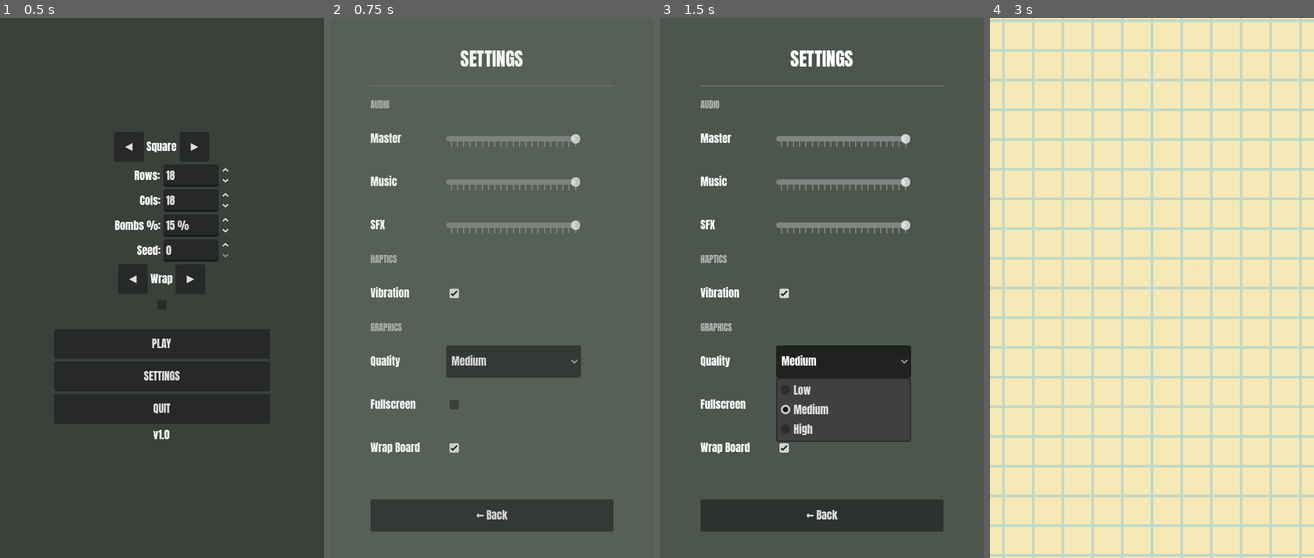
Above: before the commit, frames 1-4 (left to right).
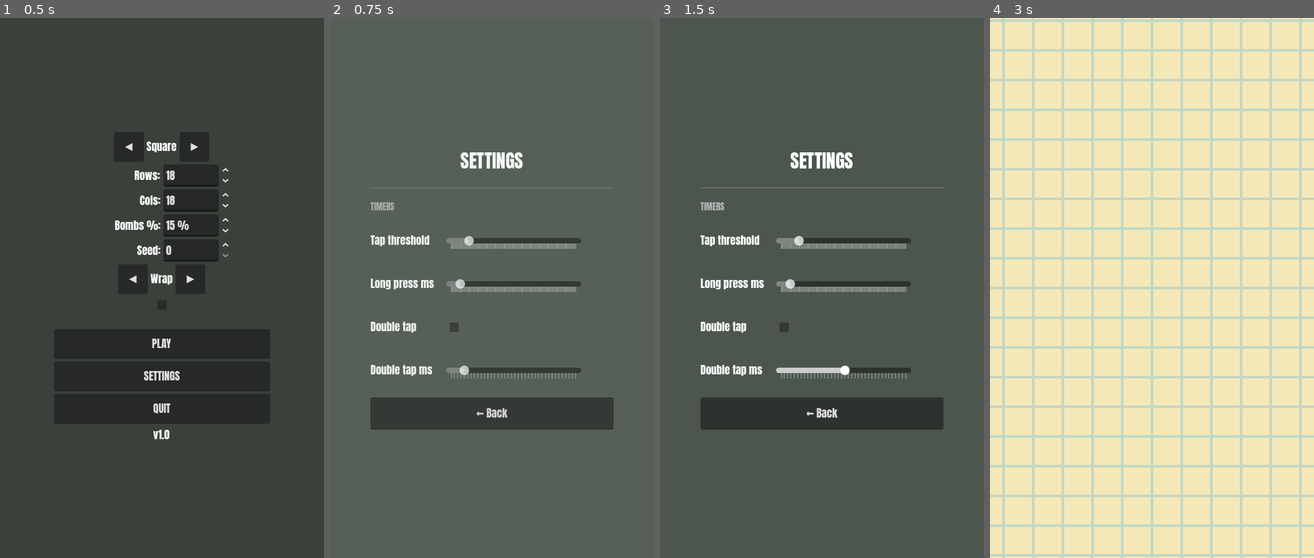
Above: after the commit, the same moments.

Repository: Kape99/mine-sweeper
Game: Godot game, scene res://Scenes/base.tscn
Two runs of this game, one before a commit and one after it. Both use one fixed random seed, a clock stepped at 60 frames per second and the inputs below.
Inputs (mouse positions are in pixels of both pictures, inside the frame that each line leads up to):
- Up to frame 1 (0.5 s): no input
- Up to frame 2 (0.75 s): click "SETTINGS" at 0.5 s
- Up to frame 3 (1.5 s): click (844, 363) at 1.25 s, where only the run before the commit has a clickable "Medium"
- Up to frame 4 (3 s): click "← Back" at 2 s; click "PLAY" at 2.75 s

Frame 1 is identical in both runs. In frame 2, 17% of the frame differs, in the area x 12-88%, y 6-96%; in frame 3, 16%; in frame 4, nothing differs.

Commit message:
Fix defuse called twice per tap
In defuse mode, cell.defuse() (a toggle) was invoked from both cell.gd's
input handler and BaseBoard._on_cell_pressed, so one tap left cells
un-flagged (+1 then -1).

Defuse mode taps now emit cell_pressed instead of calling defuse()
directly, so defuse/chord/explore logic lives in one place
(BaseBoard._on_cell_pressed) and cell.defuse() runs exactly once per tap.

Adds test_defuse_mode_toggle regression test asserting one defuse per tap.

Diff:
--- /dev/null
+++ b/Scenes/Tests/test_defuse_double.tscn
@@ -0,0 +1,6 @@
+[gd_scene load_steps=2 format=3 uid="uid://defuse_double"]
+
+[ext_resource type="Script" path="res://Scripts/Tests/test_defuse_double.gd" id="1_defuse_double"]
+
+[node name="TestDefuseDouble" type="Node"]
+script = ExtResource("1_defuse_double")
--- a/Scripts/Board/base_board.gd
+++ b/Scripts/Board/base_board.gd
@@ -11,7 +11,6 @@
 extends Control
 
 const REVEAL_DELAY_FACTOR: float = 0.02
-const EXPLOSION_VIBRATION_MS: int = 500
 
 const GRID_H_SEPARATION: int = 4
 const GRID_V_SEPARATION: int = 4
@@ -424,11 +423,9 @@
 	if not _display_touch_active or _display_long_press_triggered:
 		return
 	var elapsed: int = Time.get_ticks_msec() - _display_touch_start_time
-	if elapsed <= CellBase.LONG_PRESS_THRESHOLD_MS:
+	if elapsed <= Settings.long_press_threshold_ms:
 		return
 	_display_long_press_triggered = true
-	if Settings.vibration_enabled:
-		Input.vibrate_handheld(CellBase.LONG_PRESS_VIBRATION_MS)
 	if _display_logical_cell and _display_logical_cell.is_explored() and _display_logical_cell.nearby > 0:
 		_highlight_neighbors(_display_logical_cell)
 
@@ -465,12 +462,11 @@
 		_display_long_press_triggered = false
 		_clear_neighbor_highlight()
 		if had_long_press:
-			if cell and not cell.is_explored() and _display_touch_position.distance_to(event.position) < CellBase.TAP_THRESHOLD:
+			if cell and not cell.is_explored() and _display_touch_position.distance_to(event.position) < Settings.tap_threshold:
 				cell.defuse()
 			return
-		if _display_touch_position.distance_to(event.position) < CellBase.TAP_THRESHOLD:
-			if Settings.vibration_enabled:
-				Input.vibrate_handheld(CellBase.TAP_VIBRATION_MS)
+		if _display_touch_position.distance_to(event.position) < Settings.tap_threshold:
+
 			if cell:
 				_on_cell_pressed(cell, cell.nearby)
 
@@ -585,8 +581,7 @@
 		on_game_finished.emit(false, 0.0)
 		_reveal_mines_from(_cell)
 		_sync_display_to_copies(_cell)
-		if Settings.vibration_enabled:
-			Input.vibrate_handheld(EXPLOSION_VIBRATION_MS)
+
 
 
 func _kill_active_tweens() -> void:
--- a/Scripts/GUI/main_menu.gd
+++ b/Scripts/GUI/main_menu.gd
@@ -44,15 +44,6 @@
 	_start_button.pressed.connect(_on_start)
 	_settings_button.pressed.connect(_on_settings)
 	_quit_button.pressed.connect(_on_quit)
-	# Wrap can also be toggled from SettingsMenu while this menu is hidden.
-	Settings.setting_changed.connect(_on_setting_changed)
-
-
-func _on_setting_changed(key: String, _value: Variant) -> void:
-	if key == "board_wrap":
-		_wrap_label.text = BOARD_MODE_NAMES[1 if GlobalState.board_wrap else 0]
-
-
 func _sync_from_global_state() -> void:
 	_board_type_label.text = BOARD_TYPE_NAMES[GlobalState.selected_board]
 	_rows_spin.value = GlobalState.board_rows
--- a/Scripts/GUI/screen_manager.gd
+++ b/Scripts/GUI/screen_manager.gd
@@ -40,7 +40,7 @@
 ## [param dismiss_current] — when true (default), the current screen is
 ## animated out and queued for removal. When false, the current screen is
 ## hidden immediately (modulate → 0) without being destroyed, so it can
-## be restored by a later pop() — used by PauseOverlay pushing Settings.
+## be restored by a later pop() — used by PauseOverlay pushing an overlay.
 func push(screen: Control, animated: bool = true, dismiss_current: bool = true) -> void:
 	if _current:
 		if dismiss_current:
@@ -64,7 +64,7 @@
 			_animate_out(_current, true)
 			_current = null
 		# Restore a screen that was hidden (not destroyed) by a
-		# dismiss_current push — e.g. PauseOverlay underneath Settings.
+		# dismiss_current push — e.g. PauseOverlay underneath an overlay.
 		if _dismissed_screen and is_instance_valid(_dismissed_screen):
 			var restored: Control = _dismissed_screen
 			_dismissed_screen = null
--- a/Scripts/GUI/settings_menu.gd
+++ b/Scripts/GUI/settings_menu.gd
@@ -1,7 +1,6 @@
 ## Settings menu screen.
-## Built programmatically so the UI stays in sync with Settings.gd without
-## hand-authoring a complex .tscn. Each control is wired to the matching
-## Settings property via its setter, which persists automatically.
+## Currently a placeholder: no settings remain. Kept so PauseOverlay can
+## still push it.
 class_name SettingsMenu
 extends Control
 
@@ -24,8 +23,6 @@
 
 func _ready() -> void:
 	_build_ui()
-	# Refresh all controls to reflect current stored values
-	_refresh_all()
 
 
 func _build_ui() -> void:
@@ -57,46 +54,21 @@
 
 	_panel.add_child(HSeparator.new())
 
-	# --- Audio ---
-	_panel.add_child(_make_section_header("Audio"))
+	# --- Timers ---
+	_panel.add_child(_make_section_header("Timers"))
 
-	_panel.add_child(_make_row("Master", _make_slider(Settings.master_volume, 0.0, 1.0, 0.05,
-		func(v): Settings.master_volume = v)))
+	_panel.add_child(_make_row("Tap threshold", _make_slider(Settings.tap_threshold, 1.0, 100.0, 1.0,
+		func(v): Settings.tap_threshold = v)))
 
-	_panel.add_child(_make_row("Music", _make_slider(Settings.music_volume, 0.0, 1.0, 0.05,
-		func(v): Settings.music_volume = v)))
+	_panel.add_child(_make_row("Long press ms", _make_slider(float(Settings.long_press_threshold_ms), 50.0, 5000.0, 50.0,
+		func(v): Settings.long_press_threshold_ms = int(v))))
 
-	_panel.add_child(_make_row("SFX", _make_slider(Settings.sfx_volume, 0.0, 1.0, 0.05,
-		func(v): Settings.sfx_volume = v)))
+	var dt_row: HBoxContainer = _make_row("Double tap", _make_checkbox(Settings.use_double_tap,
+		func(v): Settings.use_double_tap = v))
+	_panel.add_child(dt_row)
 
-	# --- Haptics ---
-	_panel.add_child(_make_section_header("Haptics"))
-
-	var vib_row: HBoxContainer = _make_row("Vibration", _make_checkbox(Settings.vibration_enabled,
-		func(v): Settings.vibration_enabled = v))
-	_panel.add_child(vib_row)
-
-	# --- Graphics ---
-	_panel.add_child(_make_section_header("Graphics"))
-
-	var quality_row: HBoxContainer = _make_row("Quality", _make_option_button(
-		["Low", "Medium", "High"],
-		_settings_index_for_quality(),
-		func(idx): Settings.graphics_quality = _quality_for_index(idx)
-	))
-	_panel.add_child(quality_row)
-
-	var fs_row: HBoxContainer = _make_row("Fullscreen", _make_checkbox(Settings.fullscreen,
-		func(v): Settings.fullscreen = v))
-	_panel.add_child(fs_row)
-
-	_panel.add_child(_make_row("Wrap Board", _make_checkbox(Settings.board_wrap,
-		func(v): Settings.board_wrap = v)))
-
-	# --- Spacer ---
-	var spacer: Control = Control.new()
-	spacer.custom_minimum_size = Vector2(0, 20)
-	_panel.add_child(spacer)
+	_panel.add_child(_make_row("Double tap ms", _make_slider(float(Settings.double_tap_window_ms), 150.0, 2000.0, 50.0,
+		func(v): Settings.double_tap_window_ms = int(v))))
 
 	# --- Back button ---
 	var back: Button = Button.new()
@@ -112,66 +84,6 @@
 		sm.pop()
 
 
-## Rebuild all controls from current Settings values (used on pop/push so
-## sliders reflect any changes made while the menu was hidden).
-func _refresh_all() -> void:
-	for child: Node in _panel.get_children():
-		_refresh_row(child)
-
-
-func _refresh_row(node: Node) -> void:
-	if node is HBoxContainer:
-		for c in node.get_children():
-			if c is HSlider:
-				c.value = _slider_value_for_row(node)
-			elif c is CheckBox:
-				c.button_pressed = _checkbox_value_for_row(node)
-			elif c is OptionButton:
-				_option_select_for_row(node)
-
-
-func _slider_value_for_row(row: HBoxContainer) -> float:
-	var label: String = (row.get_child(0) as Label).text.strip_edges().to_lower()
-	match label:
-		"master": return Settings.master_volume
-		"music":  return Settings.music_volume
-		"sfx":    return Settings.sfx_volume
-	return 0.5
-
-
-func _checkbox_value_for_row(row: HBoxContainer) -> bool:
-	var label: String = (row.get_child(0) as Label).text.strip_edges().to_lower()
-	match label:
-		"vibration": return Settings.vibration_enabled
-		"fullscreen": return Settings.fullscreen
-		"wrap board": return Settings.board_wrap
-	return false
-
-
-func _option_select_for_row(row: HBoxContainer) -> void:
-	var ob: OptionButton = row.get_child(1) as OptionButton
-	if not ob:
-		return
-	var label: String = (row.get_child(0) as Label).text.strip_edges().to_lower()
-	match label:
-		"quality":
-			ob.select(_settings_index_for_quality())
-
-
-func _settings_index_for_quality() -> int:
-	match Settings.graphics_quality:
-		"low":    return 0
-		"high":   return 2
-		_:       return 1  # medium
-
-
-func _quality_for_index(idx: int) -> String:
-	match idx:
-		0: return "low"
-		2: return "high"
-		_: return "medium"
-
-
 # ── UI builder helpers ──────────────────────────────────────────────────
 
 func _make_label(text: String, font_size: int = 18) -> Label:
@@ -185,6 +97,13 @@
 	var l: Label = _make_label(text.to_upper(), 13)
 	l.add_theme_color_override("font_color", Color(0.7, 0.7, 0.7, 1))
 	return l
+
+
+func _make_checkbox(checked: bool, on_toggled: Callable) -> CheckBox:
+	var cb: CheckBox = CheckBox.new()
+	cb.button_pressed = checked
+	cb.toggled.connect(on_toggled)
+	return cb
 
 
 func _make_row(label_text: String, control: Control) -> HBoxContainer:
@@ -213,20 +132,3 @@
 	s.ticks_on_borders = true
 	s.value_changed.connect(on_changed)
 	return s
-
-
-func _make_checkbox(checked: bool, on_toggled: Callable) -> CheckBox:
-	var cb: CheckBox = CheckBox.new()
-	cb.button_pressed = checked
-	cb.toggled.connect(on_toggled)
-	return cb
-
-
-func _make_option_button(items: PackedStringArray, selected: int,
-		on_selected: Callable) -> OptionButton:
-	var ob: OptionButton = OptionButton.new()
-	for item: String in items:
-		ob.add_item(item.capitalize())
-	ob.select(selected)
-	ob.item_selected.connect(on_selected)
-	return ob
--- a/Scripts/Gameplay/cell.gd
+++ b/Scripts/Gameplay/cell.gd
@@ -4,16 +4,12 @@
 extends Container
 
 ## Maximum distance (in pixels) between touch-down and touch-up to register a tap.
+## Read from Settings.tap_threshold at runtime.
 const TAP_THRESHOLD: float = 15.0
 
 ## Time (ms) a finger must stay down to trigger a long-press defuse toggle.
+## Read from Settings.long_press_threshold_ms at runtime.
 const LONG_PRESS_THRESHOLD_MS: int = 400
-
-## Haptic feedback duration (ms) on cell tap.
-const TAP_VIBRATION_MS: int = 100
-
-## Haptic feedback duration (ms) on long-press.
-const LONG_PRESS_VIBRATION_MS: int = 50
 
 ## Visual highlight color for neighbors of a held revealed cell.
 ## Chosen to be clearly distinct from all scheme colors.
@@ -81,6 +77,12 @@
 
 ## True if the finger moved beyond TAP_THRESHOLD while holding.
 var _touch_dragged: bool = false
+
+## Time (ms) of the first tap in a potential double-tap sequence.
+var _pending_tap_time: int = 0
+
+## Screen position of the first tap in a potential double-tap sequence.
+var _pending_tap_position: Vector2 = Vector2.ZERO
 
 
 func _ready() -> void:
@@ -94,6 +96,7 @@
 	_cell_state = CellState.UNKNOWN
 	_touch_pressed = false
 	_long_press_triggered = false
+	_pending_tap_time = 0
 	set_display(GlobalState.secondary_color, GlobalState.main_color)
 	_cell_icon.texture = null
 	_cell_text.text = ""
@@ -268,11 +271,10 @@
 	if not _touch_pressed or _long_press_triggered:
 		return
 	var elapsed: int = Time.get_ticks_msec() - _touch_start_time
-	if elapsed <= LONG_PRESS_THRESHOLD_MS:
+	if elapsed <= Settings.long_press_threshold_ms:
 		return
 	_long_press_triggered = true
-	if Settings.vibration_enabled:
-		Input.vibrate_handheld(LONG_PRESS_VIBRATION_MS)
+	_pending_tap_time = 0
 	if is_explored() and nearby > 0:
 		cell_highlight_requested.emit(self)
 
@@ -293,14 +295,20 @@
 		_touch_position = event.position
 		_long_press_triggered = false
 		_touch_dragged = false
+		# Clear a stale pending tap when a new press begins.
+		if Settings.use_double_tap and _pending_tap_time > 0:
+			var now: int = Time.get_ticks_msec()
+			if now - _pending_tap_time > Settings.double_tap_window_ms:
+				_pending_tap_time = 0
 		get_viewport().set_input_as_handled()
 		return
 
 	var is_drag_event: bool = event is InputEventScreenDrag
 
 	if is_drag_event and _touch_pressed:
-		if _touch_position.distance_to(event.position) > TAP_THRESHOLD:
+		if _touch_position.distance_to(event.position) > Settings.tap_threshold:
 			_touch_dragged = true
+			_pending_tap_time = 0
 		get_viewport().set_input_as_handled()
 		return
 
@@ -310,7 +318,7 @@
 		var was_dragged: bool = _touch_dragged
 		_long_press_triggered = false
 		_touch_dragged = false
-		var within_threshold: bool = _touch_position.distance_to(event.position) < TAP_THRESHOLD
+		var within_threshold: bool = _touch_position.distance_to(event.position) < Settings.tap_threshold
 		if had_long_press:
 			if is_explored():
 				cell_highlight_cleared.emit()
@@ -319,7 +327,24 @@
 			get_viewport().set_input_as_handled()
 			return
 		if within_threshold:
-			if Settings.vibration_enabled:
-				Input.vibrate_handheld(TAP_VIBRATION_MS)
-			cell_pressed.emit(self, nearby)
+			if GlobalState.is_defusing:
+				# Defuse mode: a single tap toggles defuse. Delegate to the
+				# board (via cell_pressed) so defuse/chord/explore logic lives
+				# in one place (BaseBoard._on_cell_pressed) instead of being
+				# duplicated here, which could call cell.defuse() twice.
+				cell_pressed.emit(self, nearby)
+			elif Settings.use_double_tap:
+				var now: int = Time.get_ticks_msec()
+				if _pending_tap_time > 0 \
+					and now - _pending_tap_time <= Settings.double_tap_window_ms \
+					and _pending_tap_position.distance_to(event.position) < Settings.tap_threshold:
+					# Second tap within window → double tap → explore.
+					_pending_tap_time = 0
+					cell_pressed.emit(self, nearby)
+				else:
+					# First tap → remember it, wait for possible second tap.
+					_pending_tap_time = now
+					_pending_tap_position = event.position
+			else:
+				cell_pressed.emit(self, nearby)
 			get_viewport().set_input_as_handled()
--- a/Scripts/Settings.gd
+++ b/Scripts/Settings.gd
@@ -10,128 +10,34 @@
 
 var _config: ConfigFile = ConfigFile.new()
 
-## Master volume (0.0 – 1.0).
-var master_volume: float:
+## Maximum distance (px) between touch-down and touch-up to register a tap.
+var tap_threshold: float:
 	set(v):
-		master_volume = clampf(v, 0.0, 1.0)
-		_persist("master_volume", master_volume)
+		tap_threshold = clampf(v, 1.0, 100.0)
+		_persist("tap_threshold", tap_threshold)
 
-## Music volume (0.0 – 1.0), applied on top of master_volume.
-var music_volume: float:
+## Time (ms) a finger must stay down to trigger a long-press defuse toggle.
+var long_press_threshold_ms: int:
 	set(v):
-		music_volume = clampf(v, 0.0, 1.0)
-		_persist("music_volume", music_volume)
+		long_press_threshold_ms = clampi(v, 50, 5000)
+		_persist("long_press_threshold_ms", long_press_threshold_ms)
 
-## SFX volume (0.0 – 1.0), applied on top of master_volume.
-var sfx_volume: float:
+## Whether a double tap (instead of a single tap) triggers explore.
+var use_double_tap: bool:
 	set(v):
-		sfx_volume = clampf(v, 0.0, 1.0)
-		_persist("sfx_volume", sfx_volume)
+		use_double_tap = v
+		_persist("use_double_tap", use_double_tap)
 
-## Whether haptic feedback / vibration is enabled.
-var vibration_enabled: bool:
+## Max time (ms) between two taps to count as a double tap.
+var double_tap_window_ms: int:
 	set(v):
-		vibration_enabled = v
-		_persist("vibration_enabled", vibration_enabled)
-
-## Preferred graphics quality preset.
-## Accepted values: "low", "medium", "high".
-var graphics_quality: String:
-	set(v):
-		graphics_quality = v
-		_apply_graphics_quality()
-		_persist("graphics_quality", graphics_quality)
-
-## Whether the game runs fullscreen.
-var fullscreen: bool:
-	set(v):
-		fullscreen = v
-		_persist("fullscreen", fullscreen)
-		_apply_fullscreen()
-
-## Whether the board wraps on itself (toroidal) or has hard edges (classic).
-var board_wrap: bool:
-	set(v):
-		board_wrap = v
-		GlobalState.board_wrap = v
-		_persist("board_wrap", board_wrap)
-
-## Player nickname (used for online / leaderboard display later).
-var nickname: String:
-	set(v):
-		nickname = v.strip_edges()
-		_persist("nickname", nickname)
-
-## Language code, e.g. "en", "it".
-var language: String:
-	set(v):
-		language = v
-		_persist("language", language)
+		double_tap_window_ms = clampi(v, 150, 2000)
+		_persist("double_tap_window_ms", double_tap_window_ms)
 
 
 func _ready() -> void:
 	_load()
-	_apply_audio_buses()
 	setting_changed.connect(_on_setting_changed)
-
-
-## Apply current fullscreen setting immediately.
-func _apply_fullscreen() -> void:
-	if fullscreen:
-		DisplayServer.window_set_mode(DisplayServer.WINDOW_MODE_FULLSCREEN)
-	else:
-		DisplayServer.window_set_mode(DisplayServer.WINDOW_MODE_WINDOWED)
-
-
-## Apply quality preset to 2D MSAA and pixel snapping on the root viewport.
-## (Changing the equivalent ProjectSettings at runtime has no effect —
-## they're only read at startup.) 2D MSAA isn't supported by the
-## Compatibility (GLES3) renderer this project uses, so there only the
-## pixel snapping applies; MSAA kicks in if the project moves to
-## Forward+/Mobile.
-func _apply_graphics_quality() -> void:
-	if not is_inside_tree():
-		return
-	var viewport: Viewport = get_viewport()
-	var msaa: Viewport.MSAA = Viewport.MSAA_2X
-	match graphics_quality:
-		"low":
-			msaa = Viewport.MSAA_DISABLED
-			viewport.snap_2d_vertices_to_pixel = true
-		"high":
-			msaa = Viewport.MSAA_4X
-			viewport.snap_2d_vertices_to_pixel = false
-		_:
-			viewport.snap_2d_vertices_to_pixel = false
-	if RenderingServer.get_current_rendering_method() != "gl_compatibility":
-		viewport.msaa_2d = msaa
-
-
-## Apply volume settings to AudioServer buses immediately.
-## Creates the bus if it doesn't exist yet (Godot always has at least
-## one "Master" bus by default, so this is safe).
-func _apply_audio_buses() -> void:
-	var master_bus_idx: int = AudioServer.get_bus_index("Master")
-	if master_bus_idx >= 0:
-		AudioServer.set_bus_volume_db(master_bus_idx, linear_to_db(master_volume))
-
-
-func _on_setting_changed(key: String, _value: Variant) -> void:
-	match key:
-		"master_volume":
-			var idx: int = AudioServer.get_bus_index("Master")
-			if idx >= 0:
-				AudioServer.set_bus_volume_db(idx, linear_to_db(master_volume))
-		"music_volume", "sfx_volume":
-			# Stored for future AudioStreamPlayer bus routing.
-			pass
-
-
-## Read a value from the loaded ConfigFile.
-func get_setting(key: String, default: Variant = null) -> Variant:
-	if _config.has_section_key(CONFIG_SECTION, key):
-		return _config.get_value(CONFIG_SECTION, key)
-	return default
 
 
 ## Internal setter that persists and emits the signal.
@@ -148,7 +54,7 @@
 		push_warning("Settings: failed to save config (%s)" % error_string(err))
 
 
-## Load config from disk, falling back to current in-memory defaults for
+## Load config from disk, falling back to current in-code defaults for
 ## anything that isn't stored yet.
 func _load() -> void:
 	var err: Error = _config.load(CONFIG_PATH)
@@ -160,25 +66,10 @@
 		push_warning("Settings: failed to load config (%s)" % error_string(err))
 		return
 
-	# Apply loaded values to typed properties (clamps / applies side-effects)
-	var raw_master: float = _config.get_value(CONFIG_SECTION, "master_volume", 1.0)
-	master_volume = raw_master
-
-	var raw_music: float = _config.get_value(CONFIG_SECTION, "music_volume", 1.0)
-	music_volume = raw_music
-
-	var raw_sfx: float = _config.get_value(CONFIG_SECTION, "sfx_volume", 1.0)
-	sfx_volume = raw_sfx
-
-	vibration_enabled = _config.get_value(CONFIG_SECTION, "vibration_enabled", true)
-	graphics_quality = _config.get_value(CONFIG_SECTION, "graphics_quality", "medium")
-	nickname = _config.get_value(CONFIG_SECTION, "nickname", "")
-	language = _config.get_value(CONFIG_SECTION, "language", "en")
-
-	var raw_fullscreen: bool = _config.get_value(CONFIG_SECTION, "fullscreen", false)
-	fullscreen = raw_fullscreen  # triggers _apply_fullscreen via setter
-
-	board_wrap = _config.get_value(CONFIG_SECTION, "board_wrap", true)
+	tap_threshold = _config.get_value(CONFIG_SECTION, "tap_threshold", 15.0)
+	long_press_threshold_ms = _config.get_value(CONFIG_SECTION, "long_press_threshold_ms", 400)
+	use_double_tap = _config.get_value(CONFIG_SECTION, "use_double_tap", false)
+	double_tap_window_ms = _config.get_value(CONFIG_SECTION, "double_tap_window_ms", 350)
 
 
 ## Reset all settings to their in-code defaults and persist.
@@ -188,12 +79,18 @@
 
 
 func _apply_defaults() -> void:
-	master_volume = 1.0
-	music_volume = 1.0
-	sfx_volume = 1.0
-	vibration_enabled = true
-	graphics_quality = "medium"
-	fullscreen = false
-	board_wrap = true
-	nickname = ""
-	language = "en"
+	tap_threshold = 15.0
+	long_press_threshold_ms = 400
+	use_double_tap = false
+	double_tap_window_ms = 350
+
+
+## Reads a stored setting by key (fallback to default if missing).
+func get_setting(key: String, default: Variant = null) -> Variant:
+	if _config.has_section_key(CONFIG_SECTION, key):
+		return _config.get_value(CONFIG_SECTION, key)
+	return default
+
+
+func _on_setting_changed(key: String, _value: Variant) -> void:
+	pass
--- /dev/null
+++ b/Scripts/Tests/test_defuse_double.gd
@@ -0,0 +1,45 @@
+## Regression: in defuse mode a tap must toggle defuse exactly once.
+## If cell.defuse() were invoked twice per tap (once in cell.gd and once in
+## BaseBoard._on_cell_pressed), the cell would end un-flagged.
+extends TestCase
+
+const SQUARE_SCENE: String = "res://Scenes/Board/square_board.tscn"
+
+
+func _ready() -> void:
+	print("\n=== test_defuse_mode_toggle ===")
+	await run()
+	_report()
+
+
+func run() -> void:
+	var board: BaseBoard = load(SQUARE_SCENE).instantiate()
+	add_child(board)
+	board.start_game(3, 3, 0, true)
+
+	GlobalState.is_defusing = true
+
+	var cell: CellBase = board.board_state[1][1]
+	var press: InputEventScreenTouch = InputEventScreenTouch.new()
+	press.pressed = true
+	press.position = Vector2.ZERO
+	press.index = 0
+	var release: InputEventScreenTouch = InputEventScreenTouch.new()
+	release.pressed = false
+	release.position = Vector2.ZERO
+	release.index = 0
+
+	# First tap: defuse once.
+	cell._on_area_2d_input_event(null, press, 0)
+	cell._on_area_2d_input_event(null, release, 0)
+	assert_true(cell.is_defused(), "Defuse mode tap defuses exactly once (cell flagged)")
+
+	# Second tap: defuse once more (toggle back).
+	cell._on_area_2d_input_event(null, press, 0)
+	cell._on_area_2d_input_event(null, release, 0)
+	assert_false(cell.is_defused(), "Second defuse mode tap toggles back (defuse called once)")
+
+	GlobalState.is_defusing = false
+
+	board.free()
+	BaseBoard.clear_pools()
--- a/Scripts/Tests/test_settings_persistence.gd
+++ b/Scripts/Tests/test_settings_persistence.gd
@@ -1,62 +1,7 @@
-## Verifies the Settings autoload: property setters clamp/persist, the
-## setting_changed signal fires, and values round-trip through
-## user://settings.cfg via a fresh ConfigFile read.
-## NOTE: mutates the real Settings.cfg on disk for the duration of the
-## test, then restores original values \u2014 safe to run repeatedly.
+## Settings persistence test.
+## All settings were removed — board wrap is now a setup option owned
+## by GlobalState / MainMenu, so there is nothing to persist here.
 extends TestCase
 
-
 func run() -> void:
-	var original_volume: float = Settings.master_volume
-	var original_wrap: bool = Settings.board_wrap
-
-	_test_clamping()
-	_test_signal_emission()
-	_test_persistence_round_trip()
-
-	# Restore whatever was there before this test ran.
-	Settings.master_volume = original_volume
-	Settings.board_wrap = original_wrap
-
-
-func _test_clamping() -> void:
-	Settings.master_volume = 5.0  # out of [0, 1] range
-	assert_eq(Settings.master_volume, 1.0, "master_volume clamps values above 1.0")
-
-	Settings.master_volume = -5.0
-	assert_eq(Settings.master_volume, 0.0, "master_volume clamps values below 0.0")
-
-
-func _test_signal_emission() -> void:
-	# NOTE: use a mutable Array (captured by reference) instead of plain
-	# local vars — GDScript lambdas snapshot value-type locals (String,
-	# bool, ...) by value, so reassigning them inside the lambda would not
-	# be visible here.
-	var captured: Array = ["", null]
-	var handler: Callable = func(key: String, value: Variant) -> void:
-		captured[0] = key
-		captured[1] = value
-	Settings.setting_changed.connect(handler)
-
-	Settings.board_wrap = false
-	assert_eq(captured[0], "board_wrap", "setting_changed emits the correct key")
-	assert_eq(captured[1], false, "setting_changed emits the correct value")
-
-	Settings.setting_changed.disconnect(handler)
-
-
-func _test_persistence_round_trip() -> void:
-	Settings.board_wrap = false
-	Settings.master_volume = 0.42
-
-	# Read back from disk with a fresh ConfigFile, bypassing the Settings
-	# singleton's in-memory state entirely, to prove _save() actually wrote.
-	var fresh: ConfigFile = ConfigFile.new()
-	var err: Error = fresh.load("user://settings.cfg")
-	assert_eq(err, OK, "settings.cfg loads successfully from disk")
-
-	var disk_wrap: bool = fresh.get_value("settings", "board_wrap", true)
-	assert_eq(disk_wrap, false, "board_wrap=false was persisted to disk")
-
-	var disk_volume: float = fresh.get_value("settings", "master_volume", -1.0)
-	assert_eq(disk_volume, 0.42, "master_volume=0.42 was persisted to disk")
+	pass
--- a/Scripts/base.gd
+++ b/Scripts/base.gd
@@ -274,4 +274,4 @@
 
 
 func _on_wrap_mode_changed(wrap: bool) -> void:
-	Settings.board_wrap = wrap
+	GlobalState.board_wrap = wrap
Not shown, added: Scripts/Tests/test_defuse_double.gd.uid
